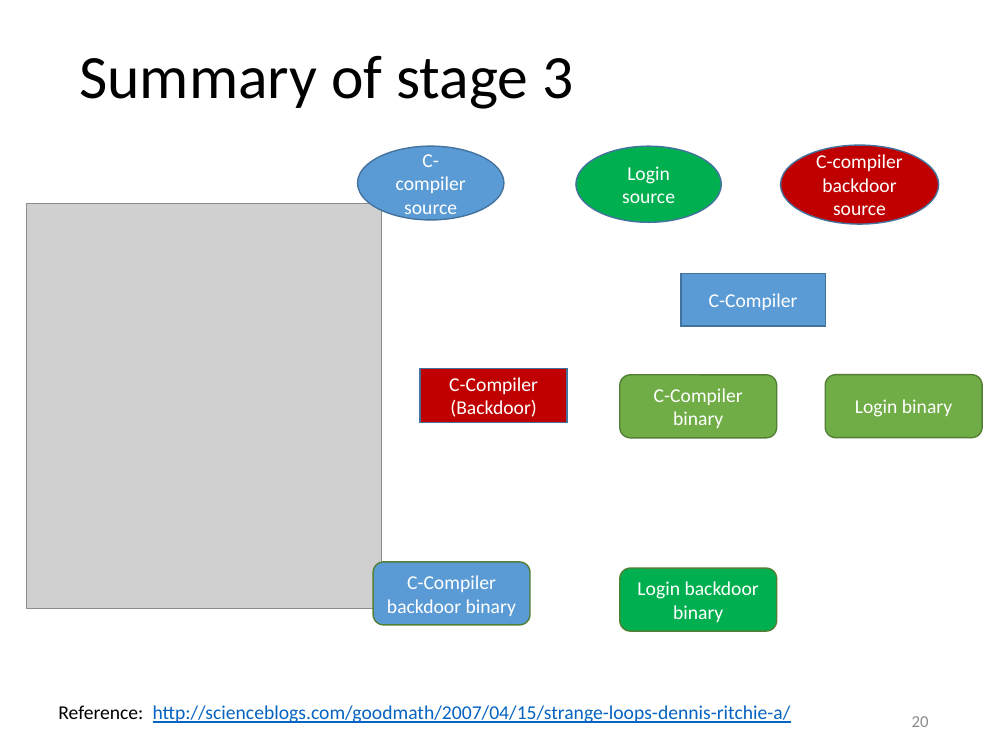
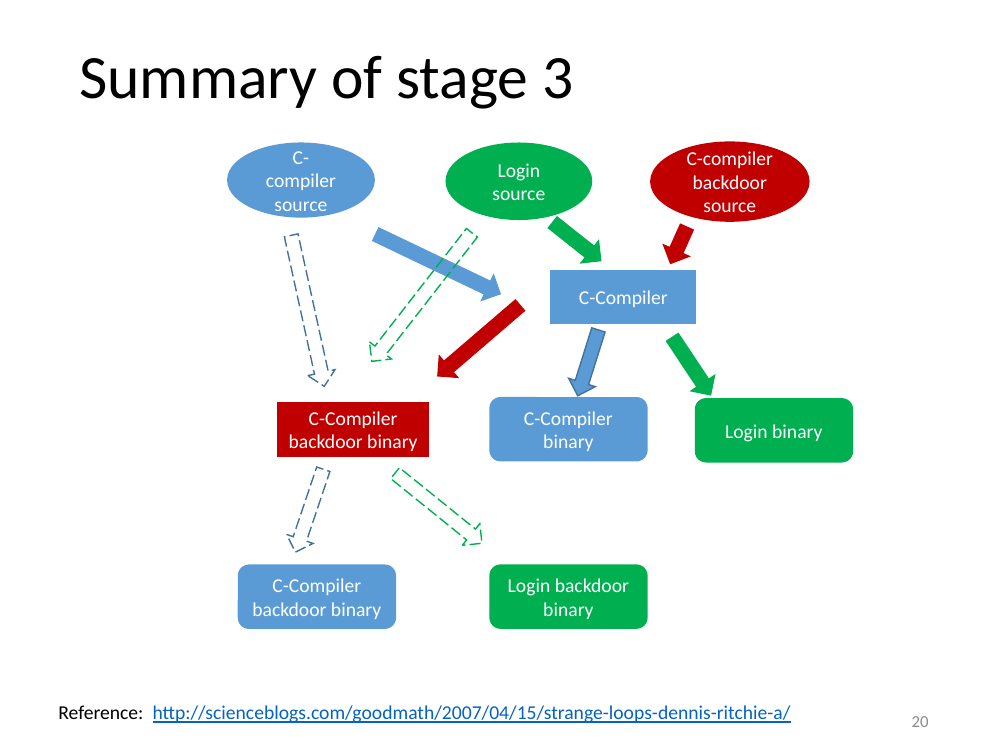
Before and after one commit to yeokm1/reflections-on-trusting-trust, a slide deck: slide 20 of reflections-on-reflecting-trust-slides.pptx. Drawn at 1008x756 pixels with LibreOffice and Linux fonts; fonts in the diff are those of the drawing; grey boxes stand for pictures. Boxes give left, top, right and bottom in pixels: in the first picture for what was removed or moved away, otherwise in the second. Text is boxed around its words. In the diff, an @@ line names an element or a change of style, - is before the commit and + after.

```diff
--- a/reflections-on-reflecting-trust-slides.pptx
+++ b/reflections-on-reflecting-trust-slides.pptx
@@ 3 ellipses, 1 rectangle, 1 rounded rectangle: place and size @@
-3 ellipses, 1 rectangle, 1 rounded rectangle at [358, 145, 938, 631]
+3 ellipses, 1 rectangle, 1 rounded rectangle at [228, 142, 809, 628]
@@ ellipse "C-compiler source" at [228, 143, 374, 217]: outline #43739E 1 pt to #5B9BD5 1 pt @@
@@ ellipse "Login source" at [447, 143, 592, 220]: outline #43739E 1 pt to #00B050 1 pt @@
@@ ellipse "C-compiler" at [651, 142, 809, 221]: outline #43739E 1 pt to #C00000 1 pt @@
@@ picture removed at [26, 204, 382, 609] @@
@@ down arrow added at [277, 233, 338, 389], outline #43739E 1 pt dashed @@
@@ down arrow added at [361, 224, 484, 370], outline #00B050 1 pt dashed @@
@@ down arrow added at [370, 222, 507, 307], fill #5B9BD5, outline #5B9BD5 1 pt @@
@@ down arrow added at [544, 211, 609, 272], fill #00B050, outline #00B050 1 pt @@
@@ down arrow added at [658, 222, 700, 269], fill #C00000, outline #C00000 1 pt @@
@@ down arrow added at [429, 294, 529, 386], fill #C00000, outline #C00000 1 pt @@
@@ rectangle "C-Compiler" at [551, 270, 696, 323]: outline #43739E 1 pt to #5B9BD5 1 pt @@
@@ down arrow added at [565, 326, 612, 400], fill #5B9BD5, outline #43739E 1 pt @@
@@ down arrow added at [661, 330, 722, 402], fill #00B050, outline #00B050 1 pt @@
@@ rectangle "C-Compiler backdoor binary" at [277, 402, 428, 456]: outline #43739E 1 pt to #C00000 1 pt @@
@@ rectangle "C-Compiler backdoor binary": place and size @@
-rectangle "C-Compiler backdoor binary" at [420, 368, 568, 421]
+rectangle "C-Compiler backdoor binary" at [277, 402, 428, 456]
@@ text in rectangle at [289, 411, 417, 451]: text changed @@
-C-Compiler (Backdoor)
+C-Compiler backdoor binary
@@ rounded rectangle "C-Compiler": place and size @@
-rounded rectangle "C-Compiler" at [620, 375, 777, 437]
+rounded rectangle "C-Compiler" at [490, 398, 647, 461]
@@ rounded rectangle "C-Compiler" at [490, 398, 647, 461]: fill #70AD47 to #5B9BD5; outline #538035 1 pt to #5B9BD5 1 pt @@
@@ rounded rectangle "Login binary": place and size @@
-rounded rectangle "Login binary" at [826, 375, 983, 437]
+rounded rectangle "Login binary" at [696, 399, 853, 462]
@@ rounded rectangle "Login binary" at [696, 399, 853, 462]: fill #70AD47 to #00B050; outline #538035 1 pt to #00B050 1 pt @@
@@ down arrow added at [282, 464, 337, 557], outline #43739E 1 pt dashed @@
@@ down arrow added at [386, 462, 491, 555], outline #00B050 1 pt dashed @@
@@ rounded rectangle "C-Compiler": place and size @@
-rounded rectangle "C-Compiler" at [373, 561, 530, 624]
+rounded rectangle "C-Compiler" at [239, 565, 396, 628]
@@ rounded rectangle "C-Compiler" at [239, 565, 396, 628]: outline #538035 1 pt to #5B9BD5 1 pt @@
@@ rounded rectangle "Login backdoor binary" at [490, 565, 647, 628]: outline #538035 1 pt to #00B050 1 pt @@
```
Also in this commit, not shown: 1 other slide changed.
